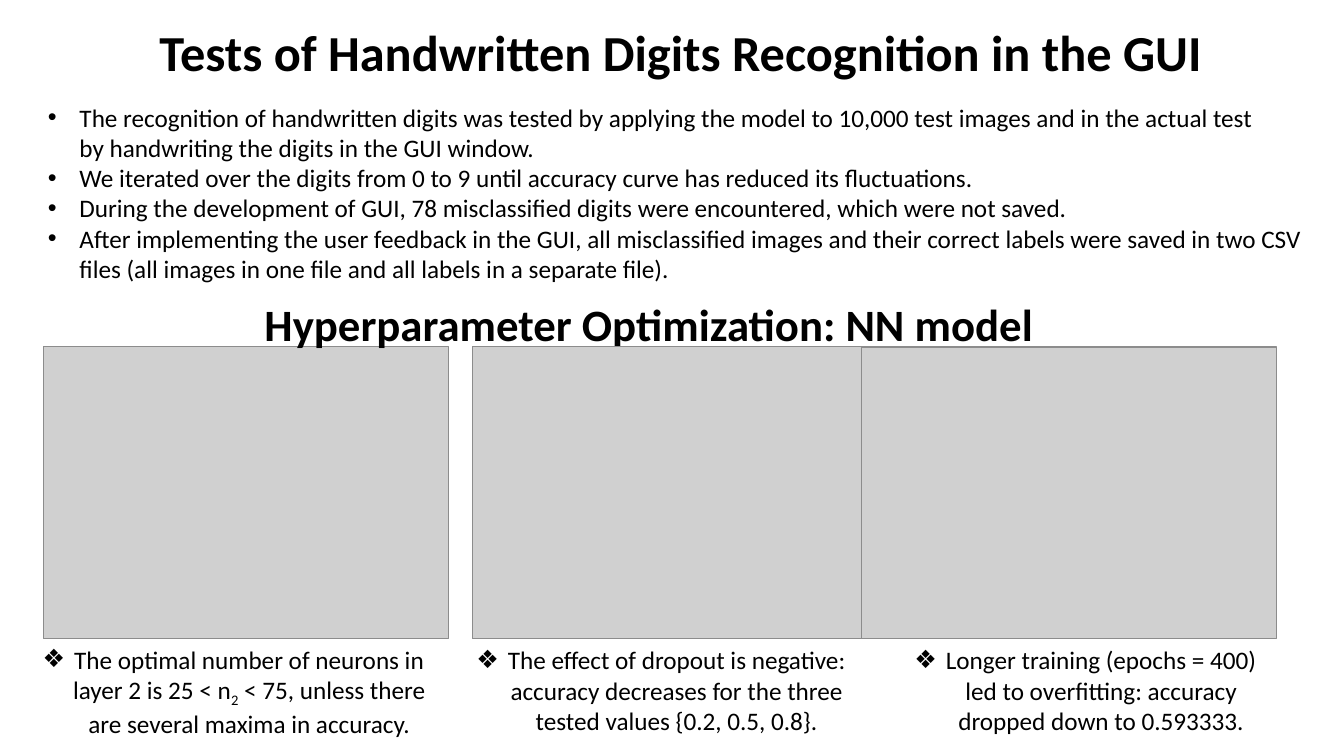
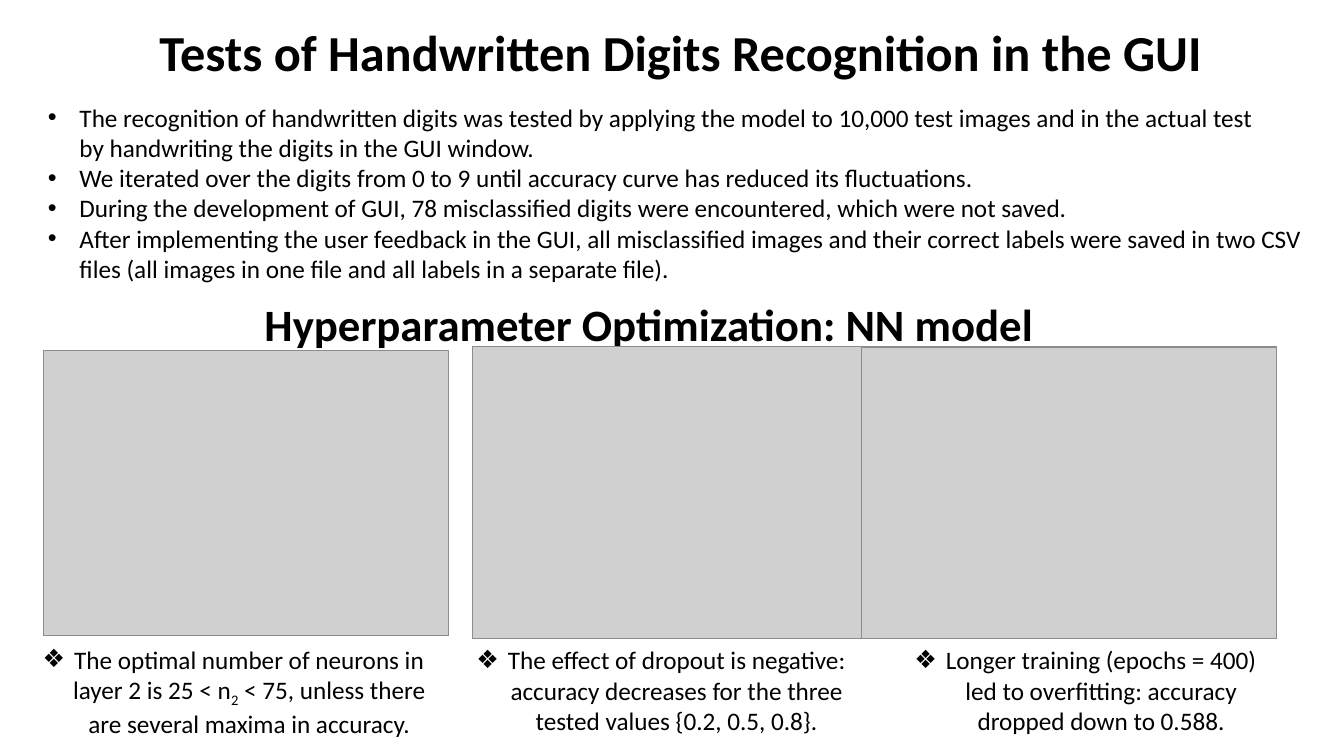
Before and after one commit to ysereda/Springboard, a slide deck: slide 5 of Capstone3_DigitRecognition_CNN.Presentation.pptx. Drawn at 1344x756 pixels with LibreOffice and Linux fonts; fonts in the diff are those of the drawing; grey boxes stand for pictures. Boxes give left, top, right and bottom in pixels: in the first picture for what was removed or moved away, otherwise in the second. Text is boxed around its words. In the diff, an @@ line names an element or a change of style, - is before the commit and + after.

```diff
--- a/Capstone3_DigitRecognition_CNN.Presentation.pptx
+++ b/Capstone3_DigitRecognition_CNN.Presentation.pptx
@@ picture: place and size @@
-picture at <box>43,347,449,639</box>
+picture at <box>43,351,449,636</box>
@@ text at <box>946,650,1256,734</box>: text changed @@
-❖ Longer training (epochs = 400)
-  led to overfitting: accuracy
-  dropped down to 0.593333.
+❖ Longer training (epochs = 400)
+  led to overfitting: accuracy
+  dropped down to 0.588.
```
Also in this commit, not shown: 3 other slides changed, 3 other files.
